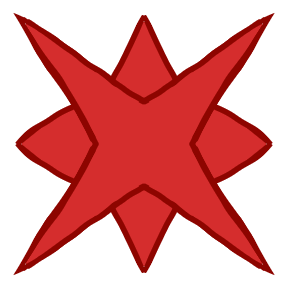
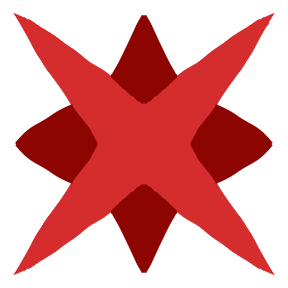
Layered file, before and after one edit (288×288). Changes by layer:
added layer "outline_samecol" in group "Group 6" over <box>13,13,275,275</box>
hid "Paint Layer 4", painted on it over <box>13,13,275,275</box>
